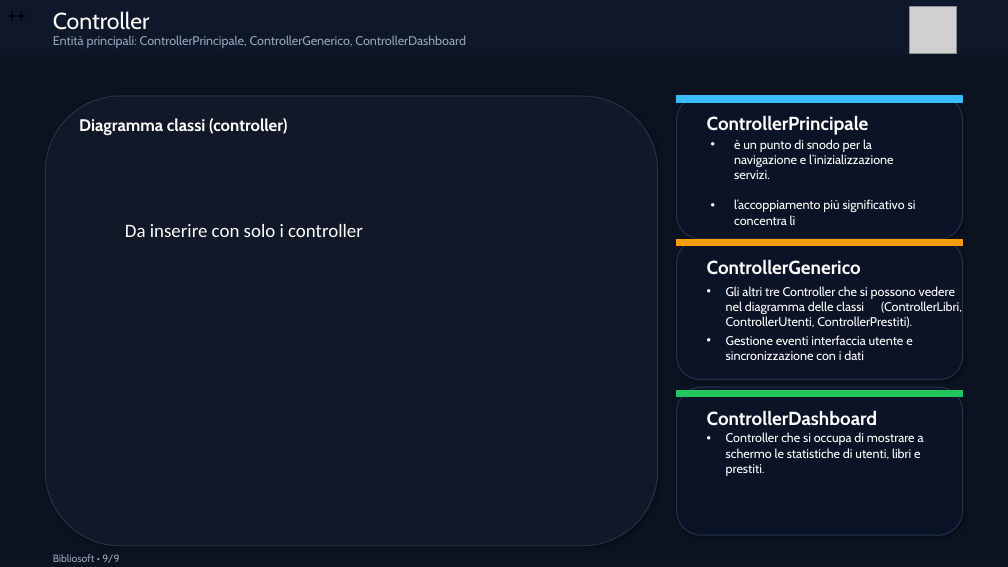
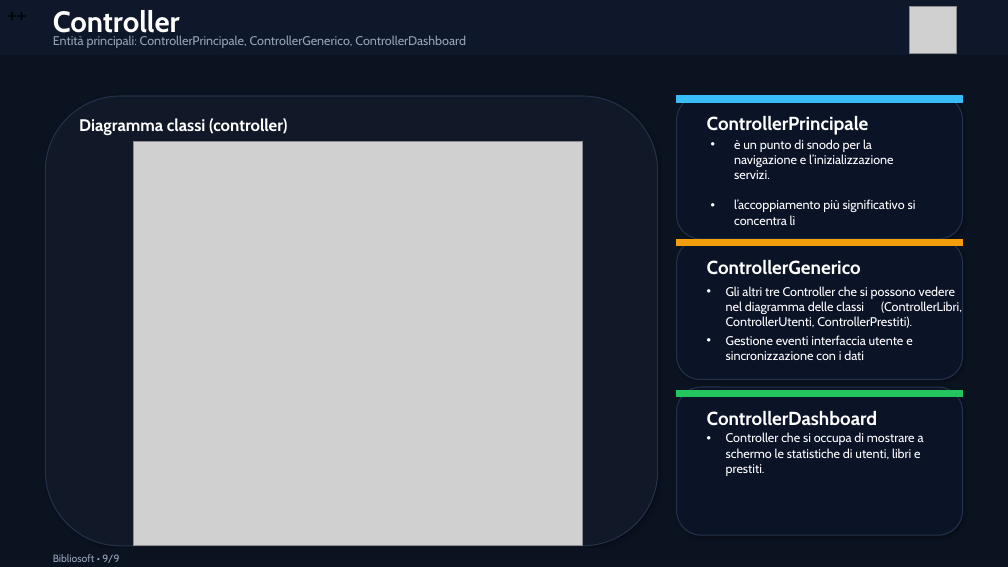
Before and after one commit to digregoriomario/bibliosoft, a slide deck: slide 9 of presentazione_bibliosoft.pptx. Drawn at 1008x567 pixels with LibreOffice and Linux fonts; fonts in the diff are those of the drawing; grey boxes stand for pictures. Boxes give left, top, right and bottom in pixels: in the first picture for what was removed or moved away, otherwise in the second. Text is boxed around its words. In the diff, an @@ line names an element or a change of style, - is before the commit and + after.

```diff
--- a/presentazione_bibliosoft.pptx
+++ b/presentazione_bibliosoft.pptx
@@ text "Controller" at [53,10,180,39]: size 22 to 28 pt, bold on @@
@@ picture added at [133,141,583,546] @@
@@ text removed at [125,224,363,237] @@
-Da inserire con solo i controller
```
Also in this commit, not shown: 2 other slides changed.
